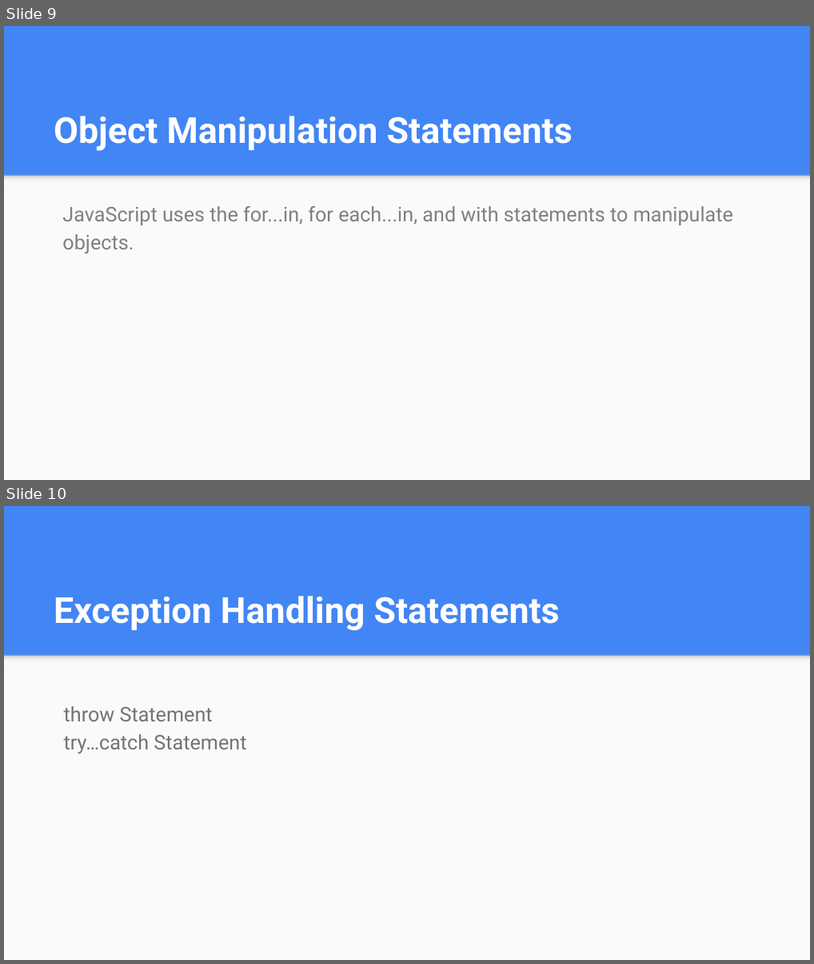
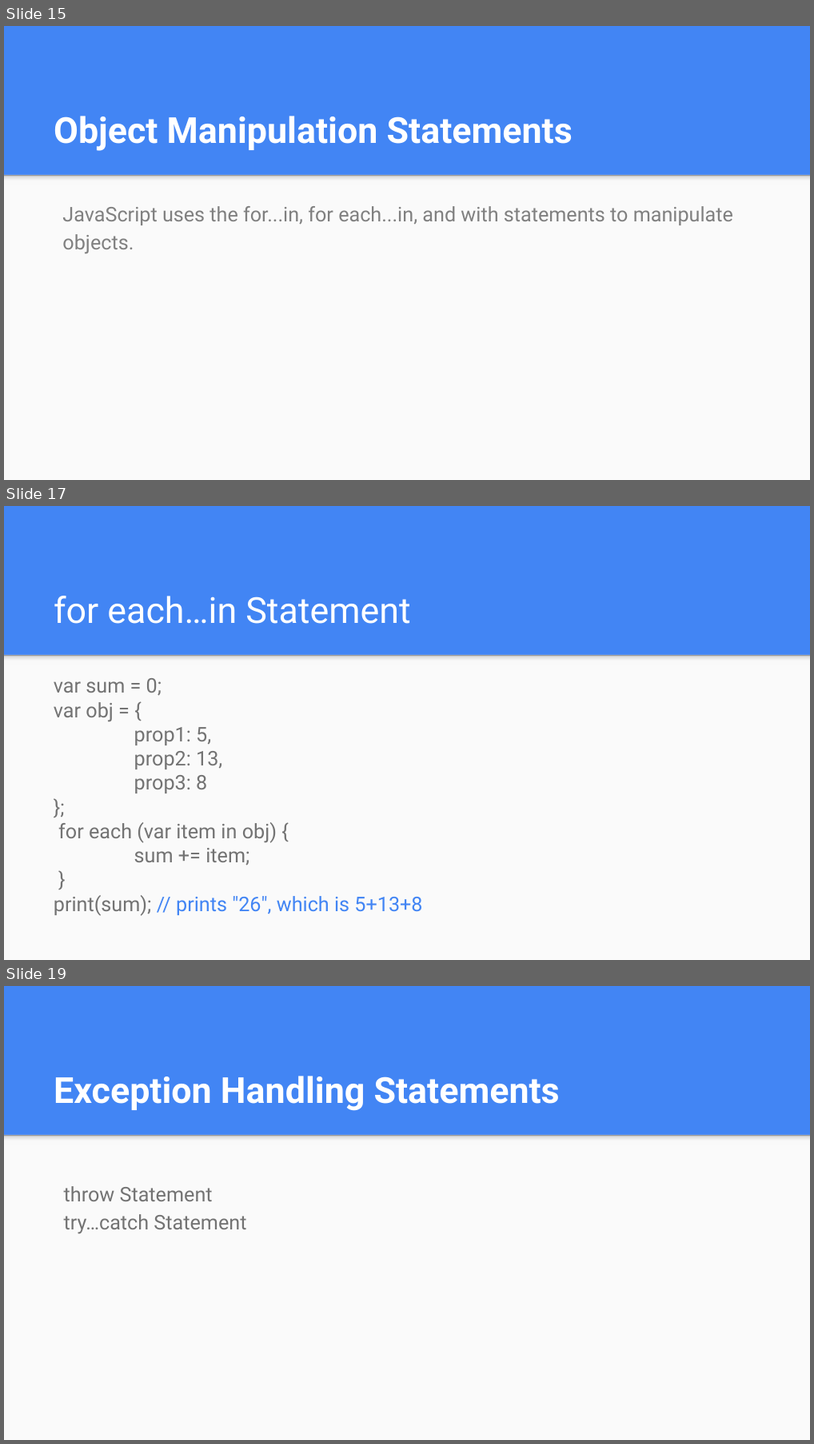
Before and after one commit to mdshohelrana/the-road-to-javascript, a slide deck: Class Content/Day 4/JavaScript Lesson 4.pptx. Shown one above the other, each under a label of ours: slides 9 and 10 before the commit, slides 15, 17 and 19 after it; the slides between them are not shown. The pictures are 814x964 and 814x1444 pixels, drawn with LibreOffice and Linux fonts; fonts in the diff are those of the drawing. Boxes give left, top, right and bottom in pixels: in the first picture for what was removed or moved away, otherwise in the second. Text is boxed around its words. In the diff, an @@ line names an element or a change of style, - is before the commit and + after.

```diff
--- a/Class Content/Day 4/JavaScript Lesson 4.pptx
+++ b/Class Content/Day 4/JavaScript Lesson 4.pptx
@@ slide 17 added at (4, 506, 810, 960), background #4285F4; not listed: 2 template elements that a slide beside it also shows @@
@@ title added at (54, 596, 410, 624), 32 pt, text #FFFFFF @@
+for each…in Statement
@@ text added at (54, 678, 422, 916), 18 pt, text #737373 @@
+var sum = 0;
+var obj = {
+prop1: 5,
+prop2: 13,
+prop3: 8
+};
+for each (var item in obj) {
+sum += item;
+}
+print(sum); // prints "26", which is 5+13+8
@@ what was slide 9 is now slide 15 @@
@@ what was slide 10 is now slide 19 @@
```
Also in this commit, not shown: 13 other slides added.
